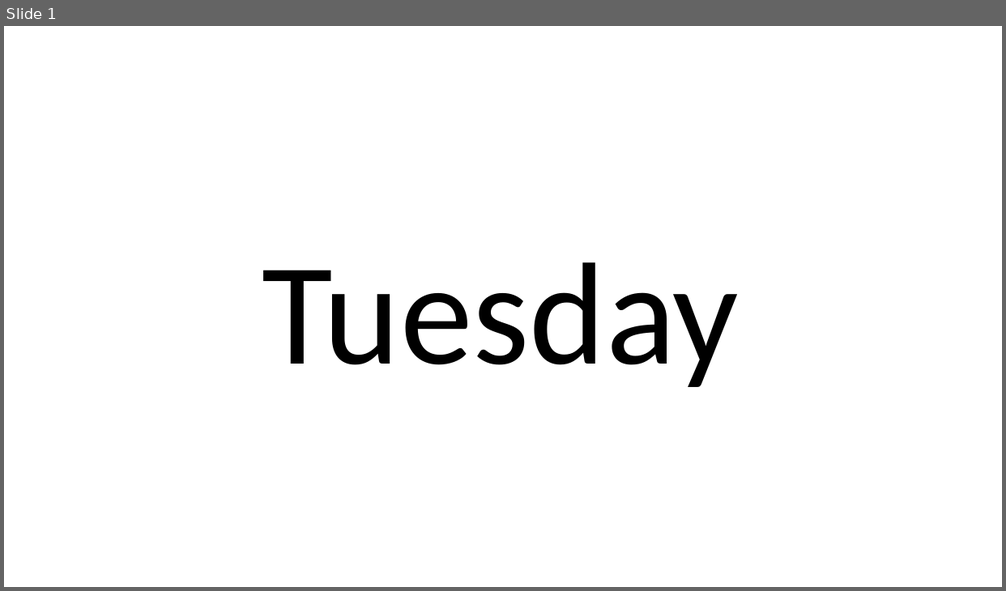
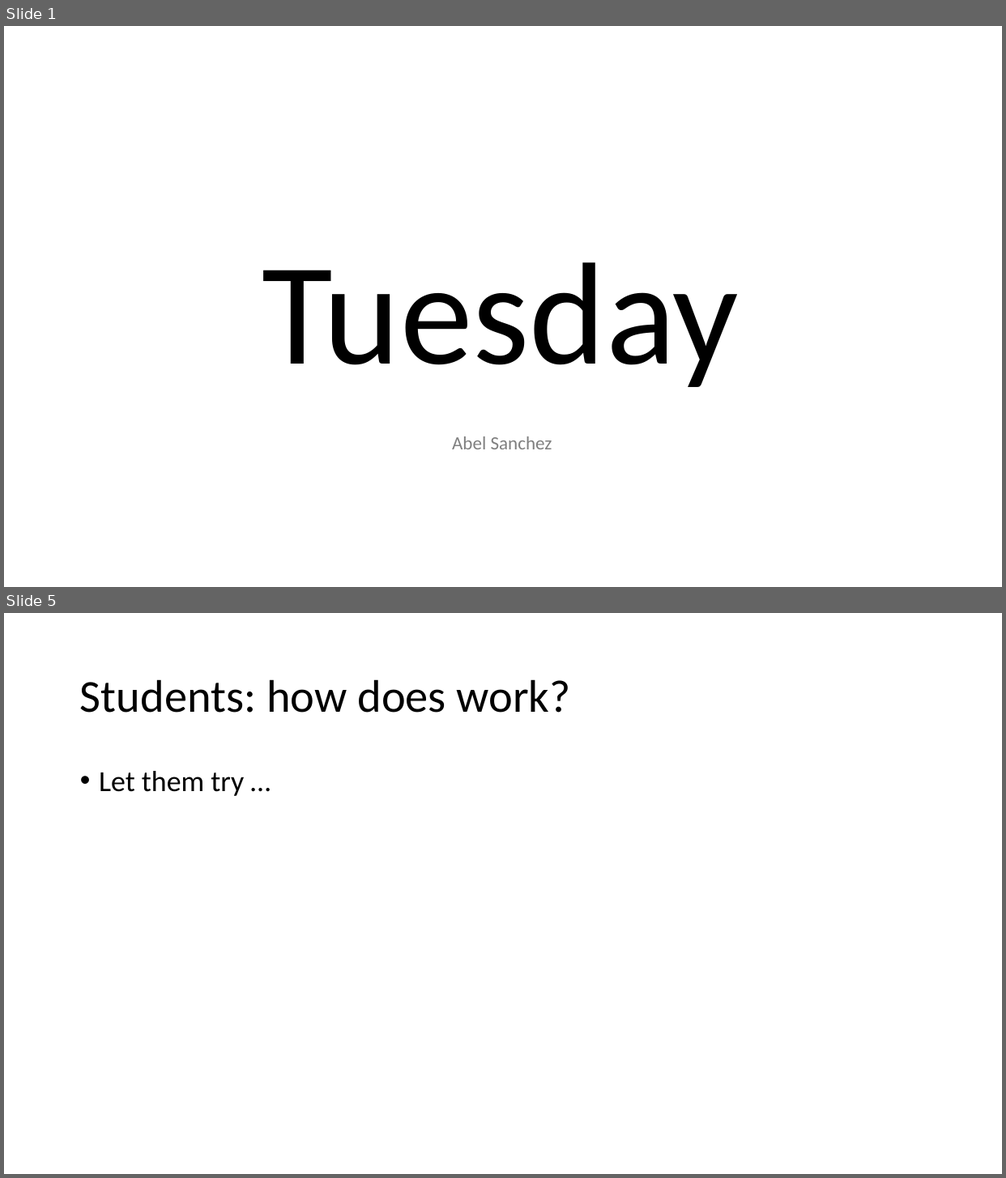
Before and after one commit to heaps/workshop, a slide deck: 02_tuesday/tuesday.pptx. Shown one above the other, each under a label of ours: slide 1 before the commit, slides 1 and 5 after it; the slides between them are not shown. The pictures are 1006x591 and 1006x1178 pixels, drawn with LibreOffice and Linux fonts; fonts in the diff are those of the drawing. Boxes give left, top, right and bottom in pixels: in the first picture for what was removed or moved away, otherwise in the second. Text is boxed around its words. In the diff, an @@ line names an element or a change of style, - is before the commit and + after.

```diff
--- a/02_tuesday/tuesday.pptx
+++ b/02_tuesday/tuesday.pptx
@@ slide 5 added at (4, 613, 1002, 1174), background #FFFFFF @@
@@ title added at (80, 679, 571, 713), 44 pt, text #000000 @@
+Students: how does work?
@@ text added at (99, 771, 244, 796), 28 pt, text #000000 @@
+• Let them try …
@@ slide 1 changed as well @@
@@ text added at (452, 437, 552, 450), 18 pt, text #808080 @@
+Abel Sanchez
```
Also in this commit, not shown: 28 other slides added, 16 other files.
